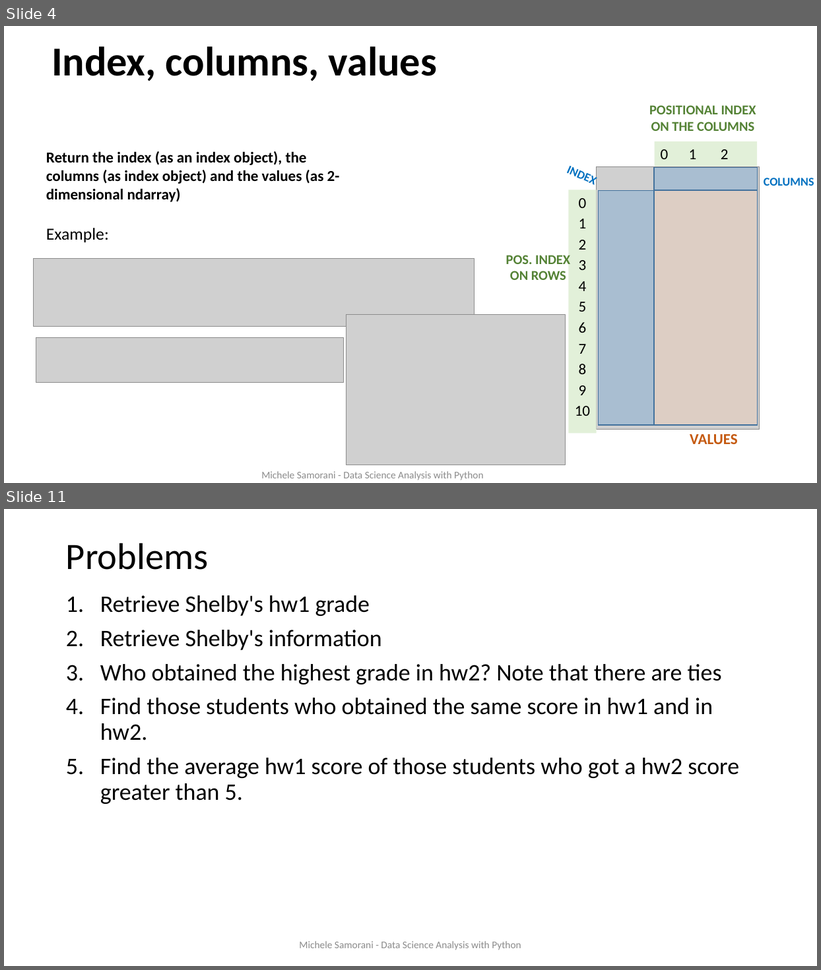
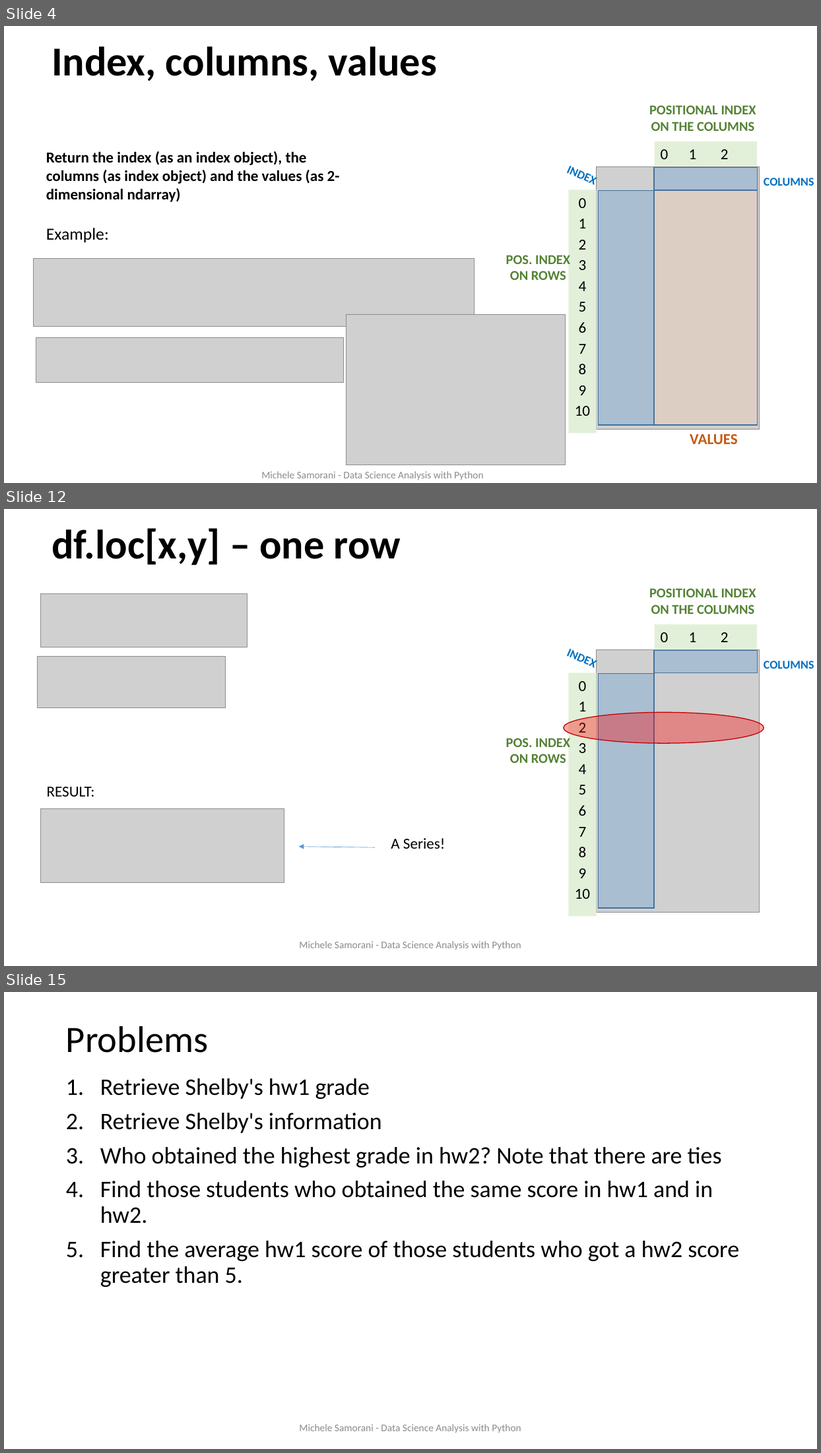
Before and after one commit to samorani/Data-Science-Analysis-with-Python, a slide deck: Module 4 -- pandas.DataFrame/Module 4 DataFrame.pptx. Shown one above the other, each under a label of ours: slides 4 and 11 before the commit, slides 4, 12 and 15 after it; the slides between them are not shown. The pictures are 821x970 and 821x1453 pixels, drawn with LibreOffice and Linux fonts; fonts in the diff are those of the drawing; grey boxes stand for pictures. Boxes give left, top, right and bottom in pixels: in the first picture for what was removed or moved away, otherwise in the second. Text is boxed around its words. In the diff, an @@ line names an element or a change of style, - is before the commit and + after.

```diff
--- a/Module 4 -- pandas.DataFrame/Module 4 DataFrame.pptx
+++ b/Module 4 -- pandas.DataFrame/Module 4 DataFrame.pptx
@@ slide 12 added at bbox=[4, 509, 817, 966], background #FFFFFF @@
@@ title added at bbox=[52, 528, 401, 565], 48.6 pt, text #000000, bold @@
+df.loc[x,y] – one row
@@ picture added at bbox=[40, 593, 248, 648] @@
@@ text added at bbox=[649, 588, 756, 614], 16 pt, text #548235, bold @@
+POSITIONAL INDEX
+ON THE COLUMNS
@@ rectangle added at bbox=[655, 625, 758, 650], fill #E2F0D9, 18 pt, text #000000 @@
+0 1 2
@@ text added at bbox=[558, 640, 607, 677], 14 pt, text #0070C0, bold @@
+INDEX
@@ picture added at bbox=[38, 656, 225, 708] @@
@@ picture added at bbox=[596, 650, 760, 913] @@
@@ rectangle added at bbox=[654, 650, 758, 673], fill #5B9BD5 at 33% opacity, outline #43739E 1 pt @@
@@ text added at bbox=[764, 661, 814, 669], 14 pt, text #0070C0, bold @@
+COLUMNS
@@ rectangle added at bbox=[569, 673, 597, 916], fill #E2F0D9, 18 pt, text #000000 @@
+0
+1
+2
+3
+4
+5
+6
+7
+8
+9
+10
@@ rectangle added at bbox=[599, 674, 654, 908], fill #5B9BD5 at 33% opacity, outline #43739E 1 pt @@
@@ ellipse added at bbox=[564, 713, 764, 744], fill #FF0000 at 35% opacity, outline #C00000 1 pt @@
@@ text added at bbox=[506, 738, 570, 763], 16 pt, text #548235, bold @@
+POS. INDEX
+ON ROWS
@@ text added at bbox=[47, 787, 95, 797], 18 pt, text #000000 @@
+RESULT:
@@ picture added at bbox=[40, 809, 284, 883] @@
@@ text added at bbox=[391, 838, 445, 849], 18 pt, text #000000 @@
+A Series!
@@ arrow added from (375, 848) to (298, 847), #5B9BD5 0.5 pt @@
@@ text added at bbox=[299, 941, 521, 951], 12 pt, text #8C8C8C @@
+Michele Samorani - Data Science Analysis with Python
@@ what was slide 11 is now slide 15 @@
```
Also in this commit, not shown: 6 slides changed, 3 other slides added.
